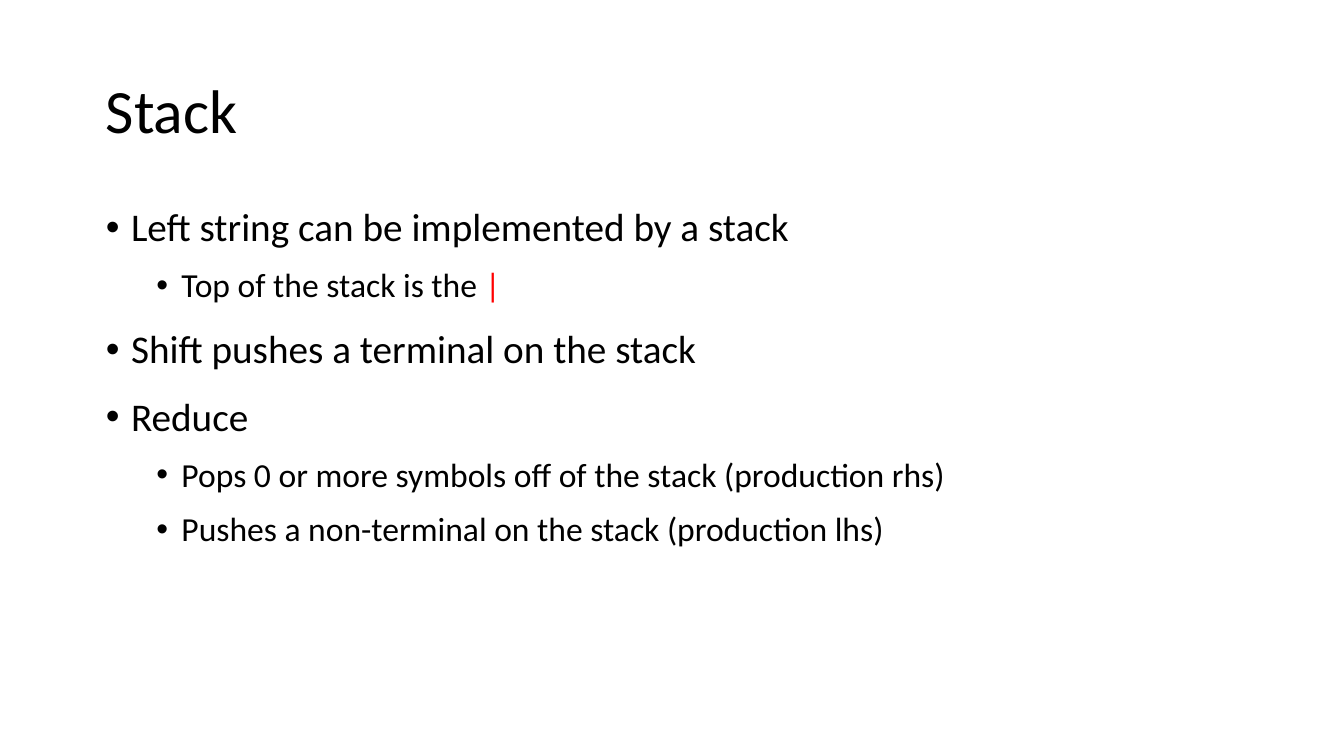
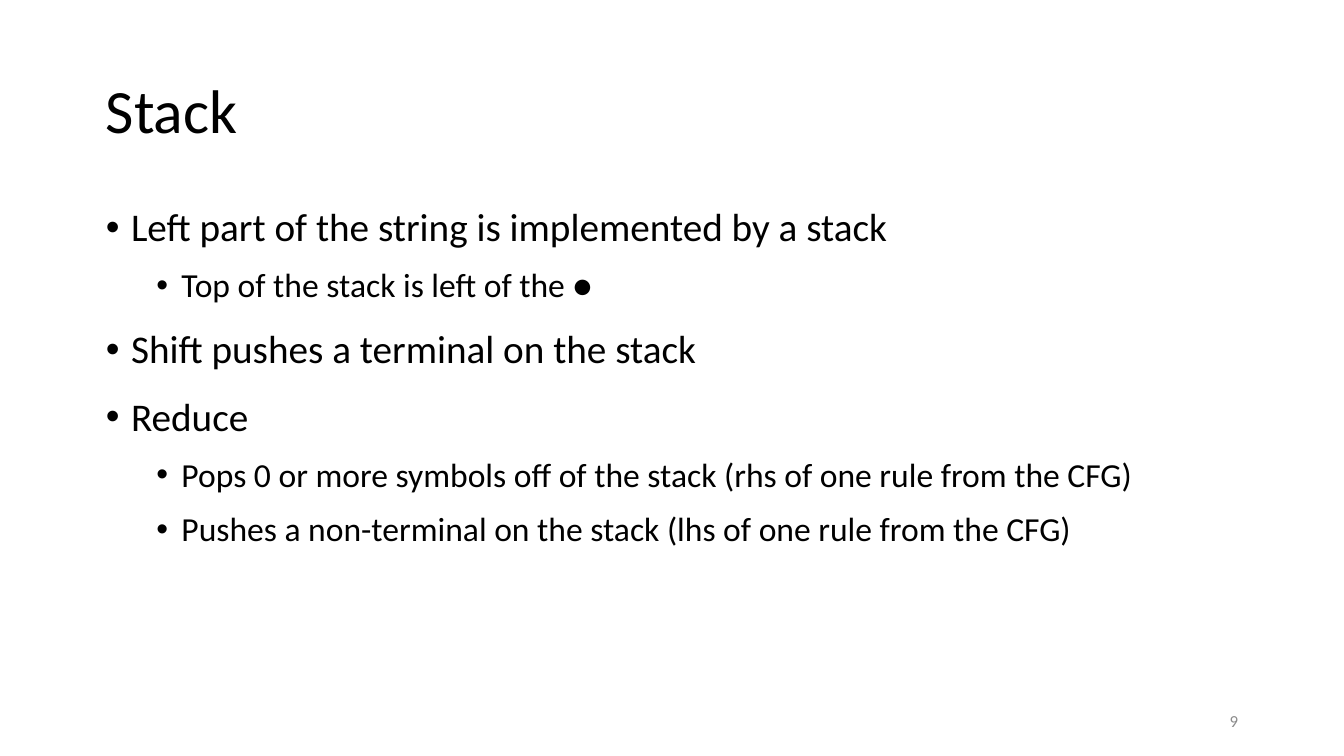
Before and after one commit to anoopsarkar/compilers-class, a slide deck: slide 9 of assets/ppt/parsing/lr1-shift-reduce-parsing.pptx (slide 10 before the commit). Drawn at 1344x756 pixels with LibreOffice and Linux fonts; fonts in the diff are those of the drawing. Boxes give left, top, right and bottom in pixels: in the first picture for what was removed or moved away, otherwise in the second. Text is boxed around its words. In the diff, an @@ line names an element or a change of style, - is before the commit and + after.

```diff
--- a/assets/ppt/parsing/lr1-shift-reduce-parsing.pptx
+++ b/assets/ppt/parsing/lr1-shift-reduce-parsing.pptx
@@ text at <box>131,213,887,303</box>: text changed @@
-• Left string can be implemented by a stack
-  • Top of the stack is the |
+• Left part of the string is implemented by a stack
+  • Top of the stack is left of the ●
@@ text at <box>181,462,1131,546</box>: text changed @@
-  • Pops 0 or more symbols off of the stack (production rhs)
-  • Pushes a non-terminal on the stack (production lhs)
+  • Pops 0 or more symbols off of the stack (rhs of one rule from the CFG)
+  • Pushes a non-terminal on the stack (lhs of one rule from the CFG)
@@ page number added at <box>1230,716,1239,727</box>, 9 pt, text #8C8C8C @@
+9
```
Also in this commit, not shown: 11 other slides changed, 2 slides added, 4 slides removed, 3 other files.
